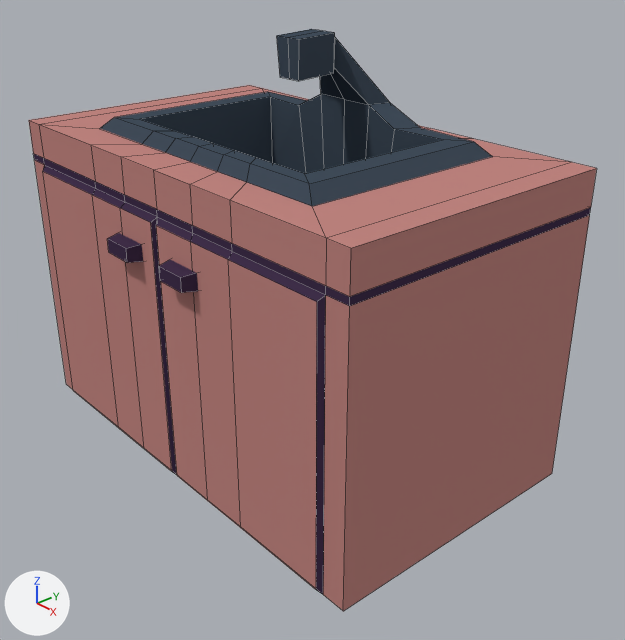
A saved change to the Blender file Javoc/Assets/meshes/complementos/grifo.blend.
Camera for both pictures: a camera (50 mm lens) standing at (1.654, -1.326, 1.371) and looking at (0.115, 0.011, 0.384). Arrows for +X, +Y and +Z are at lower left; the lights stay in place. Mesh edges are drawn as thin lines.
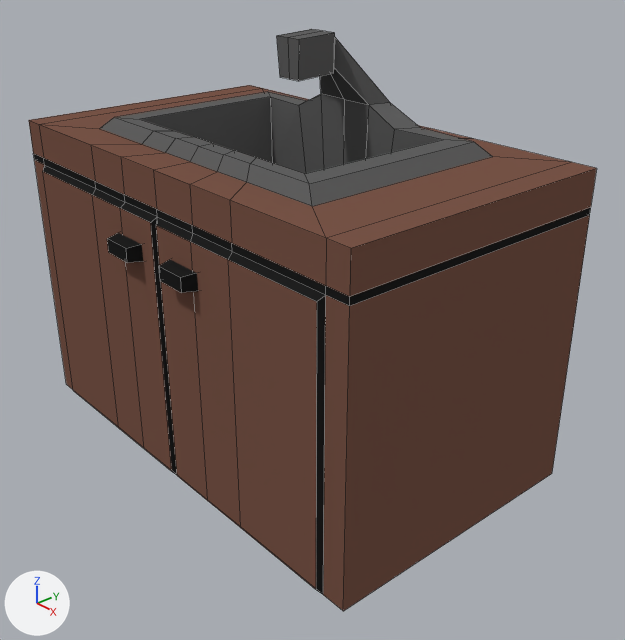
Patch to the scene script:
```diff
--- a/Javoc/Assets/meshes/complementos/grifo.blend.py
+++ b/Javoc/Assets/meshes/complementos/grifo.blend.py
@@ mat_detalles @@
+mat_detalles = diffuse_material('detalles')
+mat_detalles.base_color = (0.0152, 0.0152, 0.0152)  # black #212121
@@ mat_grifo @@
+mat_grifo = diffuse_material('grifo')
+mat_grifo.base_color = (0.12, 0.12, 0.12)  # dark grey #616161
@@ mat_madera @@
+mat_madera = diffuse_material('madera')
+mat_madera.base_color = (0.191, 0.0908, 0.0648)  # brown #795548
@@ me_cube_001 @@
 me_cube_001.from_pydata(...)  # 178 vertices, 172 faces; spans x -0.64..0.64, y -0.407..0.397, z 0.0..1.083
 # used by ob_cube_001; location = (0.0, 0.0, 0.0)
+# me_cube_001 part 1: all 60 faces that had it switch from mat_material (pink #c08580) to mat_madera (brown #795548)
+# me_cube_001 part 2: all 46 faces that had it switch from mat_material_002 (dark purple #42314c) to mat_detalles (black #212121)
+# me_cube_001 part 3: all 66 faces that had it switch from mat_material_001 (dark blue #414d5a) to mat_grifo (dark grey #616161)
```

Where the change shows, as pixel boxes (x1, y1, x2, y2) in the pictures (625 x 640 px):
part 1 of me_cube_001, recoloured: (29, 85, 597, 611) in both
part 2 of me_cube_001, recoloured (purple to black): (33, 153, 591, 594) in both
part 3 of me_cube_001, recoloured (blue to grey): (100, 29, 493, 206) in both
